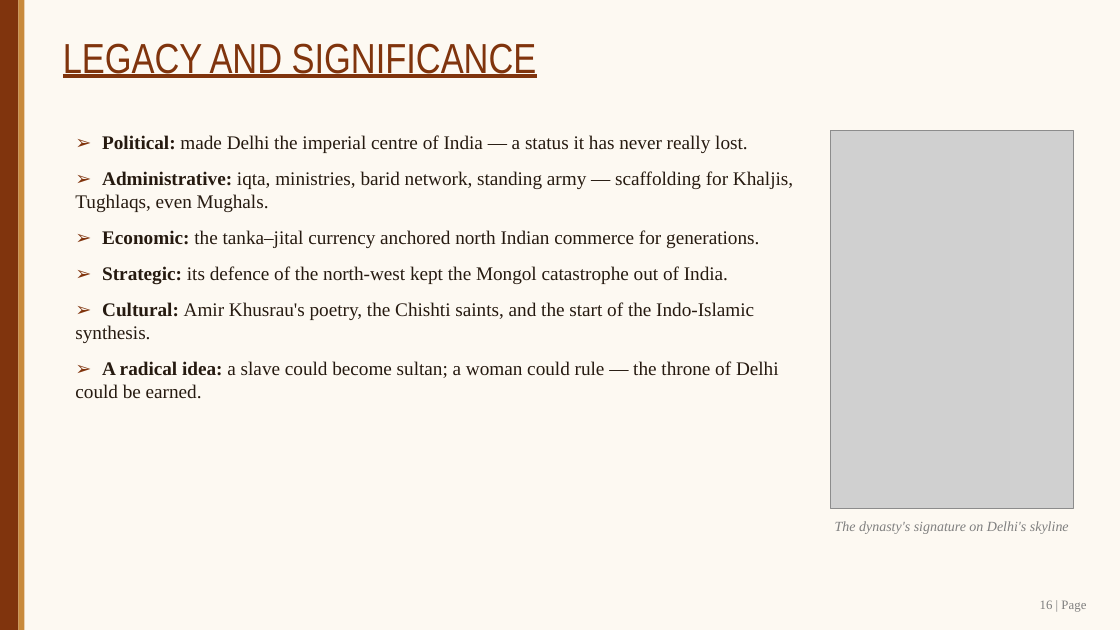
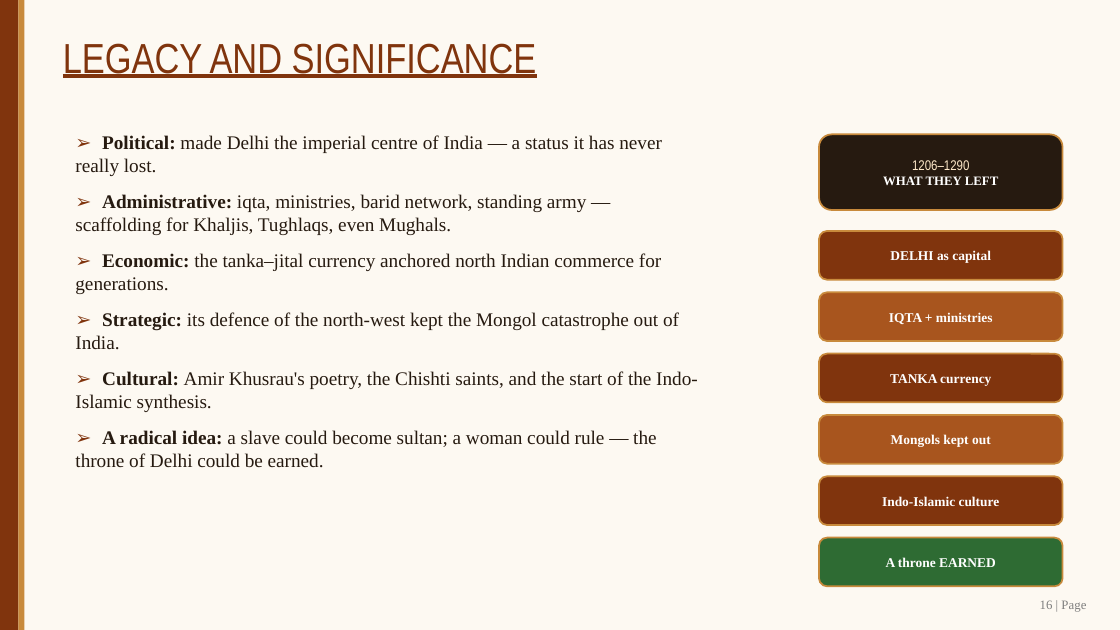
Before and after one commit to SangamSitapuri07/SIH, a slide deck: slide 16 of assignment/Slave_Dynasty_Mamluk_Presentation.pptx. Drawn at 1120x630 pixels with LibreOffice and Linux fonts; fonts in the diff are those of the drawing; grey boxes stand for pictures. Boxes give left, top, right and bottom in pixels: in the first picture for what was removed or moved away, otherwise in the second. Text is boxed around its words. In the diff, an @@ line names an element or a change of style, - is before the commit and + after.

```diff
--- a/assignment/Slave_Dynasty_Mamluk_Presentation.pptx
+++ b/assignment/Slave_Dynasty_Mamluk_Presentation.pptx
@@ text "➢ Political: made Delhi the ..." rewrapped from bbox=[75, 135, 793, 398] to bbox=[75, 135, 698, 467] @@
@@ rounded rectangle added at bbox=[819, 134, 1063, 210], fill #261A10, outline #C88A3C 1.5 pt, 11 pt, text #FFFFFF, bold @@
+1206–1290
+WHAT THEY LEFT
@@ picture removed at bbox=[830, 130, 1074, 508] @@
@@ rounded rectangle added at bbox=[819, 231, 1063, 280], fill #80340D, outline #C88A3C 1.5 pt, 11.5 pt, text #FFFFFF, bold @@
+DELHI as capital
@@ rounded rectangle added at bbox=[819, 292, 1063, 341], fill #A8551E, outline #C88A3C 1.5 pt, 11.5 pt, text #FFFFFF, bold @@
+IQTA + ministries
@@ rounded rectangle added at bbox=[819, 354, 1063, 402], fill #80340D, outline #C88A3C 1.5 pt, 11.5 pt, text #FFFFFF, bold @@
+TANKA currency
@@ rounded rectangle added at bbox=[819, 415, 1063, 464], fill #A8551E, outline #C88A3C 1.5 pt, 11.5 pt, text #FFFFFF, bold @@
+Mongols kept out
@@ rounded rectangle added at bbox=[819, 476, 1063, 525], fill #80340D, outline #C88A3C 1.5 pt, 11.5 pt, text #FFFFFF, bold @@
+Indo-Islamic culture
@@ rounded rectangle added at bbox=[819, 538, 1063, 586], fill #2E6B33, outline #C88A3C 1.5 pt, 11.5 pt, text #FFFFFF, bold @@
+A throne EARNED
@@ text removed at bbox=[835, 521, 1069, 534] @@
-The dynasty's signature on Delhi's skyline
```
Also in this commit, not shown: 11 other slides changed, 1 other file.
